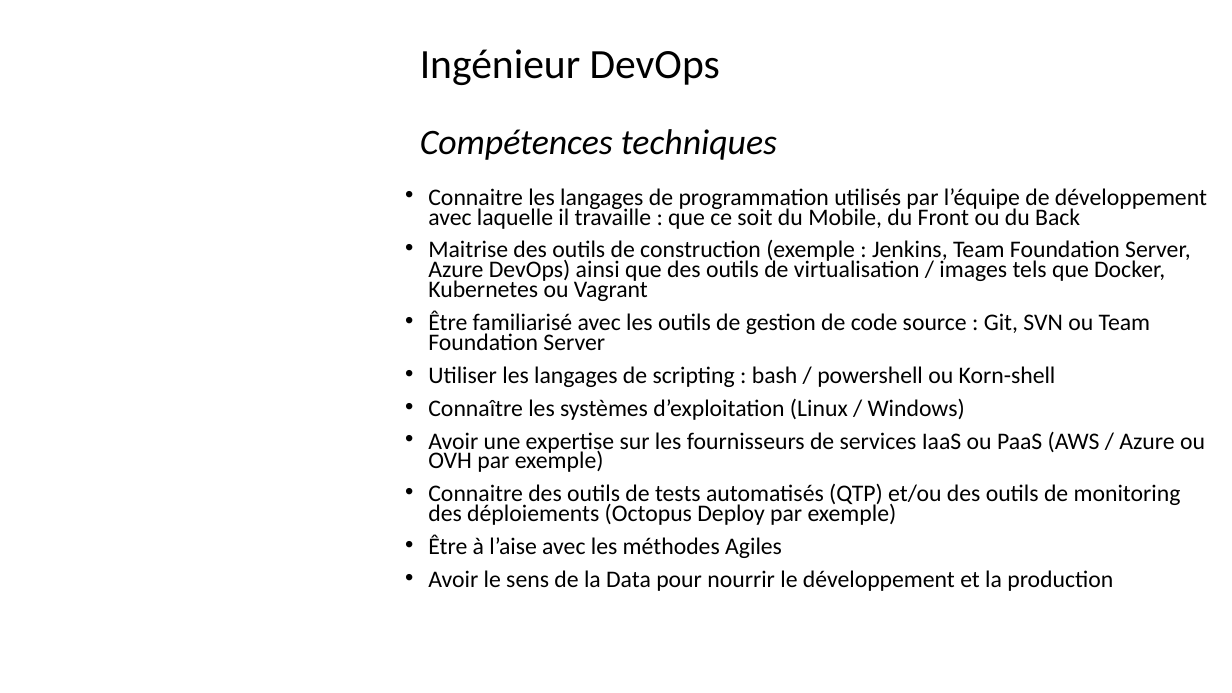
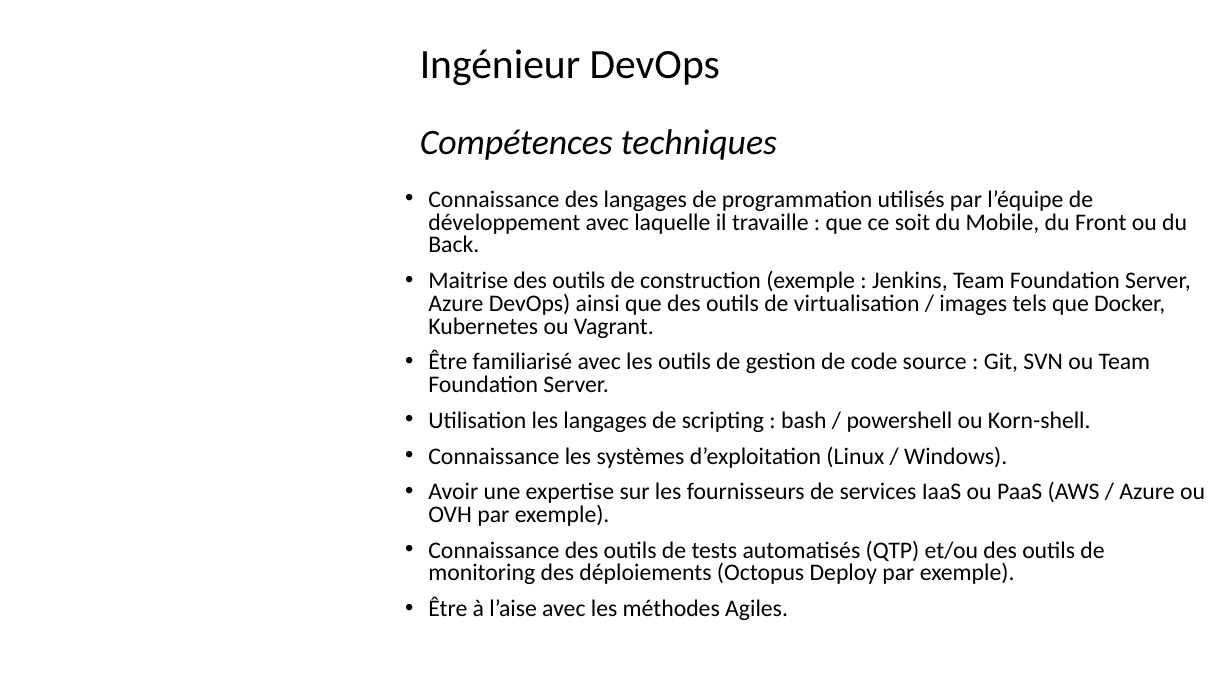
Before and after one commit to Solifred38/cv, a slide deck: slide 55 of Profils_jobs_it.pptx (slide 56 before the commit). Drawn at 1232x693 pixels with LibreOffice and Linux fonts; fonts in the diff are those of the drawing; background and template pictures are left out. Boxes give left, top, right and bottom in pixels: in the first picture for what was removed or moved away, otherwise in the second. Text is boxed around its words. In the diff, an @@ line names an element or a change of style, - is before the commit and + after.

```diff
--- a/Profils_jobs_it.pptx
+++ b/Profils_jobs_it.pptx
@@ text at (x1=428, y1=190, x2=1205, y2=620): text changed @@
-• Connaitre les langages de programmation utilisés par l’équipe de développement avec laquelle il travaille : que ce soit du Mobile, du Front ou du Back
-• Maitrise des outils de construction (exemple : Jenkins, Team Foundation Server, Azure DevOps) ainsi que des outils de virtualisation / images tels que Docker, Kubernetes ou Vagrant
-• Être familiarisé avec les outils de gestion de code source : Git, SVN ou Team Foundation Server
-• Utiliser les langages de scripting : bash / powershell ou Korn-shell
-• Connaître les systèmes d’exploitation (Linux / Windows)
-• Avoir une expertise sur les fournisseurs de services IaaS ou PaaS (AWS / Azure ou OVH par exemple)
-• Connaitre des outils de tests automatisés (QTP) et/ou des outils de monitoring des déploiements (Octopus Deploy par exemple)
-• Être à l’aise avec les méthodes Agiles
-• Avoir le sens de la Data pour nourrir le développement et la production
+• Connaissance des langages de programmation utilisés par l’équipe de développement avec laquelle il travaille : que ce soit du Mobile, du Front ou du Back.
+• Maitrise des outils de construction (exemple : Jenkins, Team Foundation Server, Azure DevOps) ainsi que des outils de virtualisation / images tels que Docker, Kubernetes ou Vagrant.
+• Être familiarisé avec les outils de gestion de code source : Git, SVN ou Team Foundation Server.
+• Utilisation les langages de scripting : bash / powershell ou Korn-shell.
+• Connaissance les systèmes d’exploitation (Linux / Windows).
+• Avoir une expertise sur les fournisseurs de services IaaS ou PaaS (AWS / Azure ou OVH par exemple).
+• Connaissance des outils de tests automatisés (QTP) et/ou des outils de monitoring des déploiements (Octopus Deploy par exemple).
+• Être à l’aise avec les méthodes Agiles.
```
Also in this commit, not shown: 13 other slides changed, 1 slide removed.
